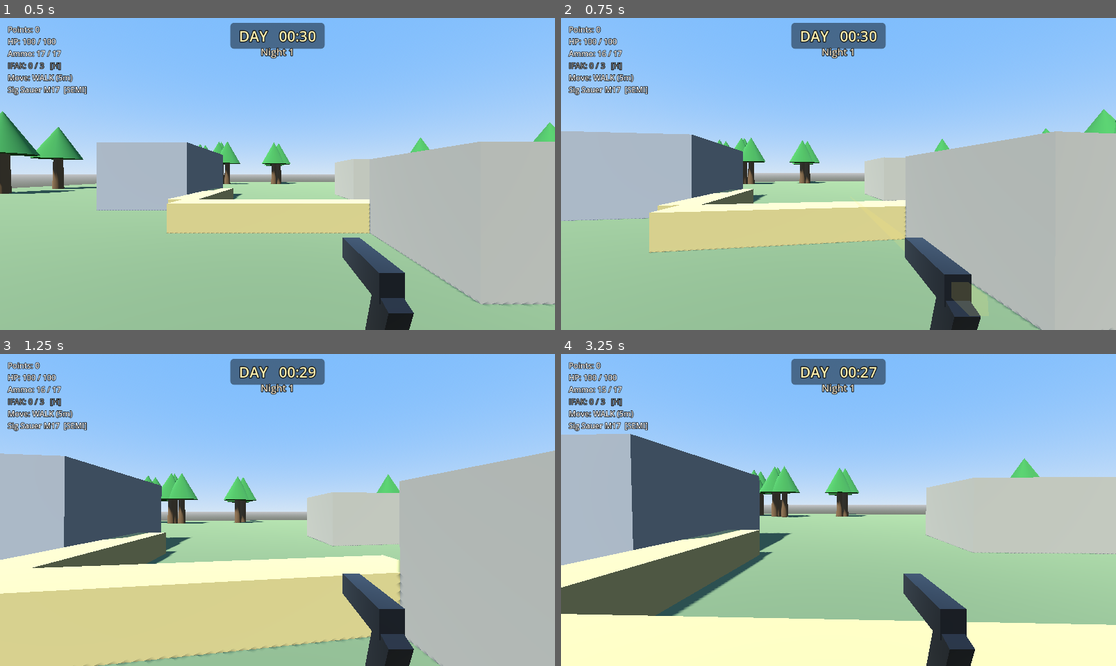
Above: before the commit, frames 1-4 (two rows, left to right).
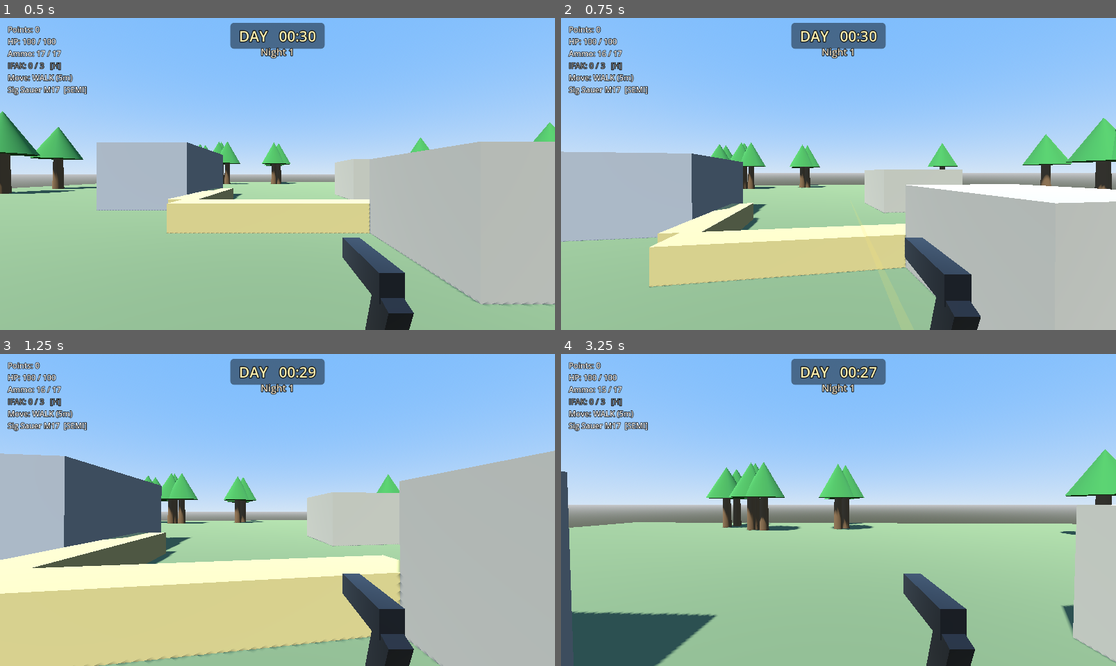
Above: after the commit, the same moments.

Repository: aepibailey/Zombie-Game
Game: Godot game, scene res://scenes/Main.tscn
Two runs of this game, one before a commit and one after it. Both use one fixed random seed, a clock stepped at 60 frames per second and the inputs below.
Inputs (mouse positions are in pixels of both pictures, inside the frame that each line leads up to):
- Up to frame 1 (0.5 s): no input
- Up to frame 2 (0.75 s): tap Enter at 0.5 s; move the mouse to (866, 174) at 0.52 s; hold W from 0.53 s (still down); tap Space at 0.6 s; click (866, 174) at 0.67 s
- Up to frame 3 (1.25 s): keep holding W; tap Space at 0.77, 1.07 s
- Up to frame 4 (3.25 s): keep holding W; move the mouse to (810, 510) at 1.27 s; tap E (interact) at 1.35 s; tap Space at 1.52, 1.55, 1.82, 2.3, 3.02, 3.05 s; move the mouse to (849, 503) at 2.02 s; tap Y at 2.1 s; move the mouse to (832, 516) at 2.77 s; tap N at 2.85 s; click (832, 516) at 2.92 s

Frame 1 is identical in both runs. In frame 2, 22% of the frame differs, in the area x 0-100%, y 29-100%; in frame 3, less than 0.1%; in frame 4, 41%, in the area x 0-100%, y 25-100%.

Commit message:
Pass 06 §1: jump and mantle
- Jump on Space, 0.9m (v = sqrt(2gh)). Blocked while crouched or mid-mantle.
- Mantle shares the same key contextually: holding forward into a mantleable
  ledge mantles, otherwise it jumps. Detection is a three-stage probe -
  forward ray at chest height for a vertical face, downward ray past its top
  edge for a standable ledge, then a capsule sweep confirming the destination
  is clear. Max height 2.0m (matches the planned ditch depth), min 0.35m.
- Mantle duration scales with height (~0.4s at 1m, ~0.9s at 2m) and is a
  locked interpolation: no gravity, no steering, firing and ADS blocked.
- Noise integration: jump landing emits 12m, mantle completion emits 10m,
  both through NoiseManager and both exposed as export vars.
- Zombies gain no climbing capability.

Also fixed a latent bug found while writing the mantle probes: existing
physics queries passed `exclude = [self]` where Godot expects Array[RID], so
those self-exclusions were silently doing nothing. Now `[get_rid()]`.

Co-Authored-By: Claude Opus 4.8 <noreply@anthropic.com>
Claude-Session: https://claude.ai/code/session_01GYUJQnPzi923Fa9UGz9bkd

Diff:
--- a/scripts/Player.gd
+++ b/scripts/Player.gd
@@ -33,6 +33,20 @@
 	MoveState.WALK: 5.0,
 	MoveState.SPRINT: 15.0,
 }
+# --- Jump & mantle ---------------------------------------------------------
+@export var jump_height: float = 0.9
+## Noise made on landing a jump and on completing a mantle (PROJECT_SPEC.md
+## noise table). Neither may be silent or stealth breaks.
+@export var jump_noise_radius: float = 12.0
+@export var mantle_noise_radius: float = 10.0
+## Ledges up to this high can be mantled. 2.0 is deliberate: it's exactly the
+## depth of the zombie ditch, so climbing out is possible but effortful.
+@export var mantle_max_height: float = 2.0
+@export var mantle_reach: float = 0.9        # forward probe distance
+const MANTLE_CHEST_Y := 1.0                  # forward probe height
+const MANTLE_LEDGE_STEP := 0.45              # how far past the face to probe down
+const MANTLE_MIN_HEIGHT := 0.35
+
 const FOOTSTEP_INTERVAL := 0.45
 const MOUSE_SENSITIVITY := 0.0025
 const STAND_HEAD_Y := 1.6
@@ -165,6 +179,14 @@
 var _footstep_timer := 0.0
 var _branch_timer := 1.0
 var _spawn_point := Vector3.ZERO
+
+# Jump / mantle state.
+var _jumping := false          # airborne because we jumped (drives landing noise)
+var _mantling := false
+var _mantle_t := 0.0
+var _mantle_dur := 0.5
+var _mantle_from := Vector3.ZERO
+var _mantle_to := Vector3.ZERO
 
 # Feedback runtime state.
 var _shake_trauma := 0.0
@@ -229,11 +251,24 @@
 func _physics_process(delta: float) -> void:
 	fire_cooldown = maxf(0.0, fire_cooldown - delta)
 
+	# A mantle is a locked interpolation: no gravity, no steering, no shooting.
+	if _mantling:
+		_update_mantle(delta)
+		var mantle_head_y := CROUCH_HEAD_Y if is_crouching else STAND_HEAD_Y
+		head.position.y = lerpf(head.position.y, mantle_head_y, delta * HEAD_LERP)
+		_update_feedback(delta)
+		_update_laser()
+		return
+
 	# Gravity always applies.
 	if not is_on_floor():
 		velocity.y -= gravity * delta
 	elif velocity.y < 0.0:
 		velocity.y = 0.0
+		# Landing from a jump is loud.
+		if _jumping:
+			_jumping = false
+			NoiseManager.emit_noise(global_position, jump_noise_radius)
 
 	if control_enabled:
 		_handle_movement(delta)
@@ -329,7 +364,7 @@
 		# Line of sight: nothing solid between the operator's eye and the target.
 		var to: Vector3 = z.global_position + Vector3(0, 1.0, 0)
 		var q := PhysicsRayQueryParameters3D.create(from, to)
-		q.exclude = [self]
+		q.exclude = [get_rid()]
 		var hit := space.intersect_ray(q)
 		if hit and hit.collider == z:
 			if z.has_method("reveal_player"):
@@ -364,6 +399,8 @@
 			KEY_H:
 				if control_enabled:
 					_start_ifak()
+			KEY_SPACE:
+				_try_jump_or_mantle()
 			KEY_1:
 				_try_equip_slot(0)
 			KEY_2:
@@ -378,14 +415,16 @@
 					_set_mouse_captured(not mouse_captured)
 
 func _toggle_ads() -> void:
-	if _ifak_applying:
-		return   # can't aim while patching up
+	if _ifak_applying or _mantling:
+		return   # can't aim while patching up or climbing
 	ads_active = not ads_active
 	camera.fov = 55.0 if ads_active else 75.0
 	message.emit("ADS " + ("ON — red laser hot (10m tell)" if ads_active else "OFF"))
 
 # --- Weapon ---------------------------------------------------------------
 func _fire() -> void:
+	if _mantling:
+		return   # both hands on the ledge
 	# Firing cancels an in-progress IFAK (nothing consumed) and does not shoot
 	# on that input — the cancel IS the action.
 	if _ifak_applying:
@@ -469,7 +508,7 @@
 	var to := from + dir * weapon.max_range
 	var space := get_world_3d().direct_space_state
 	var q := PhysicsRayQueryParameters3D.create(from, to)
-	q.exclude = [self]
+	q.exclude = [get_rid()]
 	# World/bodies (layer 1) + zombie head hitboxes (layer 3). Areas are opted
 	# into so the head Area3D can be hit; other areas sit on other layers.
 	q.collision_mask = HIT_MASK
@@ -1155,6 +1194,119 @@
 func weapon_suppressed(weapon_id: String) -> bool:
 	return _suppressed.get(weapon_id, false)
 
+# --- Jump & mantle --------------------------------------------------------
+## Space is a single contextual button: if a mantleable ledge is in front of
+## you it mantles, otherwise it jumps. Chosen over a separate bind because a
+## dedicated mantle key is one more thing to remember mid-fight, and over
+## "auto-mantle on jump collision" because that fires accidentally every time
+## you jump beside cover.
+func _try_jump_or_mantle() -> void:
+	if _mantling or not control_enabled:
+		return
+	# A ledge in front wins over a plain jump, but only while holding forward
+	# into it — otherwise standing beside a wall would never let you jump.
+	if Input.is_physical_key_pressed(KEY_W):
+		var target := _find_mantle_target()
+		if not target.is_empty():
+			_begin_mantle(target)
+			return
+	if is_crouching:
+		message.emit("Can't jump while crouched.")
+		return
+	if not is_on_floor():
+		return
+	velocity.y = sqrt(2.0 * gravity * jump_height)   # v = sqrt(2gh)
+	_jumping = true
+
+## Three-stage probe: forward at chest height to find a face, down past its top
+## edge to find the ledge surface, then a capsule sweep to confirm we'd fit.
+func _find_mantle_target() -> Dictionary:
+	var space := get_world_3d().direct_space_state
+	var fwd := -global_transform.basis.z
+	var chest := global_position + Vector3(0, MANTLE_CHEST_Y, 0)
+
+	var q1 := PhysicsRayQueryParameters3D.create(chest, chest + fwd * mantle_reach)
+	q1.collision_mask = 1
+	q1.exclude = [get_rid()]
+	var face := space.intersect_ray(q1)
+	if not face:
+		return {}
+	# Must be a roughly vertical face, not a floor or ceiling.
+	var face_normal: Vector3 = face.normal
+	if absf(face_normal.dot(Vector3.UP)) > 0.4:
+		return {}
+
+	# Probe straight down from above, just past the face.
+	var face_pos: Vector3 = face.position
+	var probe: Vector3 = face_pos + fwd * MANTLE_LEDGE_STEP
+	probe.y = global_position.y + mantle_max_height + 0.35
+	var q2 := PhysicsRayQueryParameters3D.create(
+		probe, probe + Vector3(0, -(mantle_max_height + 0.7), 0))
+	q2.collision_mask = 1
+	q2.exclude = [get_rid()]
+	var ledge := space.intersect_ray(q2)
+	if not ledge:
+		return {}
+	# The top must be standable, not a slope.
+	var ledge_normal: Vector3 = ledge.normal
+	if ledge_normal.dot(Vector3.UP) < 0.7:
+		return {}
+
+	var ledge_pos: Vector3 = ledge.position
+	var dest: Vector3 = ledge_pos + Vector3(0, 0.05, 0)
+	var height: float = dest.y - global_position.y
+	if height < MANTLE_MIN_HEIGHT or height > mantle_max_height:
+		return {}
+	if _capsule_blocked(space, dest):
+		return {}
+	return {"dest": dest, "height": height}
+
+## Would the player capsule fit standing at `foot_pos`?
+func _capsule_blocked(space: PhysicsDirectSpaceState3D, foot_pos: Vector3) -> bool:
+	var shape := CapsuleShape3D.new()
+	shape.radius = 0.35          # slightly under the real 0.4 for tolerance
+	shape.height = 1.7
+	var params := PhysicsShapeQueryParameters3D.new()
+	params.shape = shape
+	params.transform = Transform3D(Basis.IDENTITY, foot_pos + Vector3(0, 0.9, 0))
+	params.collision_mask = 1
+	params.exclude = [get_rid()]
+	return space.intersect_shape(params, 1).size() > 0
+
+func _begin_mantle(target: Dictionary) -> void:
+	_mantling = true
+	_jumping = false
+	_mantle_t = 0.0
+	_mantle_from = global_position
+	_mantle_to = target["dest"]
+	# Taller ledges take longer: ~0.4s at 1m, ~0.9s at 2m. A full-height
+	# mantle is meant to feel like a commitment.
+	var h: float = target["height"]
+	_mantle_dur = clampf(0.4 + (h - 1.0) * 0.5, 0.25, 1.2)
+	# Aiming is dropped for the duration; firing/ADS are blocked while mantling.
+	ads_active = false
+	camera.fov = 75.0
+	velocity = Vector3.ZERO
+
+## Locked interpolation — no steering, no gravity, no shooting.
+func _update_mantle(delta: float) -> void:
+	_mantle_t += delta
+	var t: float = clampf(_mantle_t / _mantle_dur, 0.0, 1.0)
+	var eased: float = t * t * (3.0 - 2.0 * t)      # smoothstep
+	var pos: Vector3 = _mantle_from.lerp(_mantle_to, eased)
+	# Rise faster than we move forward so we clear the lip rather than
+	# clipping through the face.
+	pos.y = lerpf(_mantle_from.y, _mantle_to.y, clampf(t * 1.5, 0.0, 1.0))
+	global_position = pos
+	velocity = Vector3.ZERO
+	if t >= 1.0:
+		_mantling = false
+		global_position = _mantle_to
+		NoiseManager.emit_noise(global_position, mantle_noise_radius)
+
+func is_mantling() -> bool:
+	return _mantling
+
 # --- IFAK -----------------------------------------------------------------
 func add_ifak(count: int = 1) -> bool:
 	if ifaks >= ifak_max_carry:
--- a/scripts/Zombie.gd
+++ b/scripts/Zombie.gd
@@ -234,7 +234,7 @@
 	var from := global_position + Vector3(0, 1.4, 0)
 	var to := player.global_position + Vector3(0, 1.2, 0)
 	var q := PhysicsRayQueryParameters3D.create(from, to)
-	q.exclude = [self]
+	q.exclude = [get_rid()]
 	var hit := space.intersect_ray(q)
 	return hit and hit.collider == player
 
Not shown, changed: PROJECT_SPEC.md
Not shown, changed: README.md
